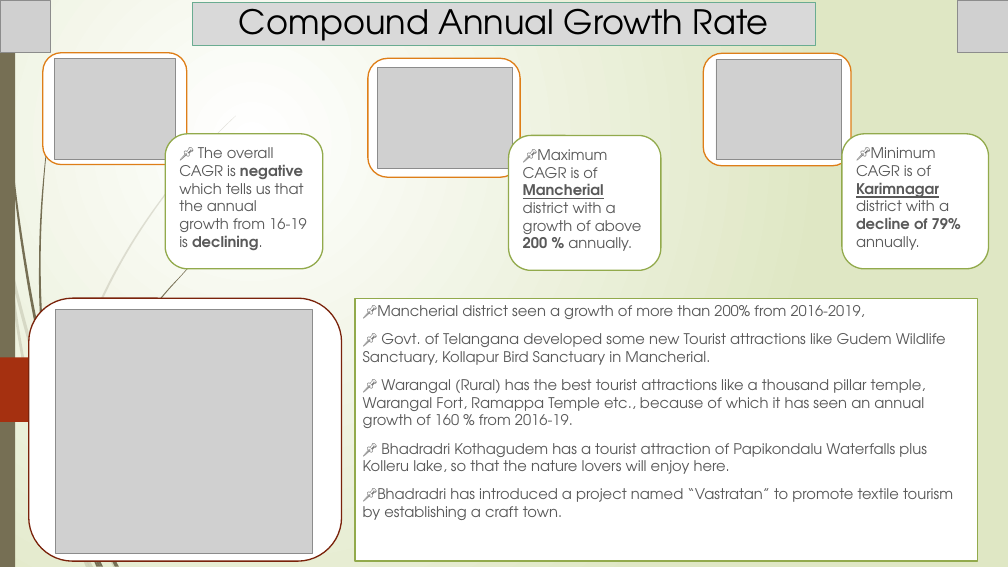
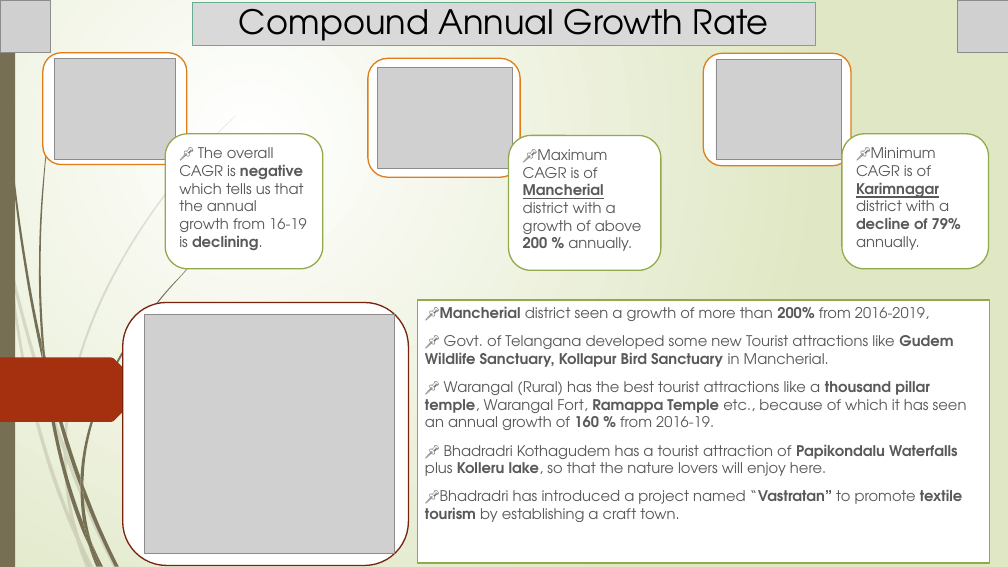
Before and after one commit to Kartik-Lohar/Telangana_Tourism, a slide deck: slide 5 of Tourism Challenge by Codebasics.pptx. Drawn at 1008x567 pixels with LibreOffice and Linux fonts; fonts in the diff are those of the drawing; grey boxes stand for pictures. Boxes give left, top, right and bottom in pixels: in the first picture for what was removed or moved away, otherwise in the second. Text is boxed around its words. In the diff, an @@ line names an element or a change of style, - is before the commit and + after.

```diff
--- a/Tourism Challenge by Codebasics.pptx
+++ b/Tourism Challenge by Codebasics.pptx
@@ picture removed at [56, 310, 312, 554] @@
@@ rounded rectangle: place and size @@
-rounded rectangle at [29, 298, 342, 561]
+rounded rectangle at [123, 302, 408, 566]
@@ picture added at [145, 315, 395, 554] @@
@@ subtitle "📌Mancherial district seen a growth ...": place and size @@
-subtitle "📌Mancherial district seen a growth ..." at [355, 298, 979, 561]
+subtitle "📌Mancherial district seen a growth ..." at [417, 300, 990, 563]
@@ subtitle "📌Mancherial district seen a growth ..." at [417, 300, 990, 563]: bold on in "📌Mancherial 200%", "Gudem Wildlife Sanctuary, Kollapur Bird Sanctuary", "thousand pillar temple, Ramappa Temple 160 %", "Papikondalu Waterfalls Kolleru lake," and 1 more places @@
@@ freeform shape added at [64, 443, 67, 461], fill #766F54 at 20% opacity @@
@@ freeform shape added at [64, 453, 79, 538], fill #766F54 at 20% opacity @@
@@ group added at [42, 340, 91, 546]: 5 freeform shapes @@
```
Also in this commit, not shown: 14 other slides changed, 1 slide added, 1 other file.
